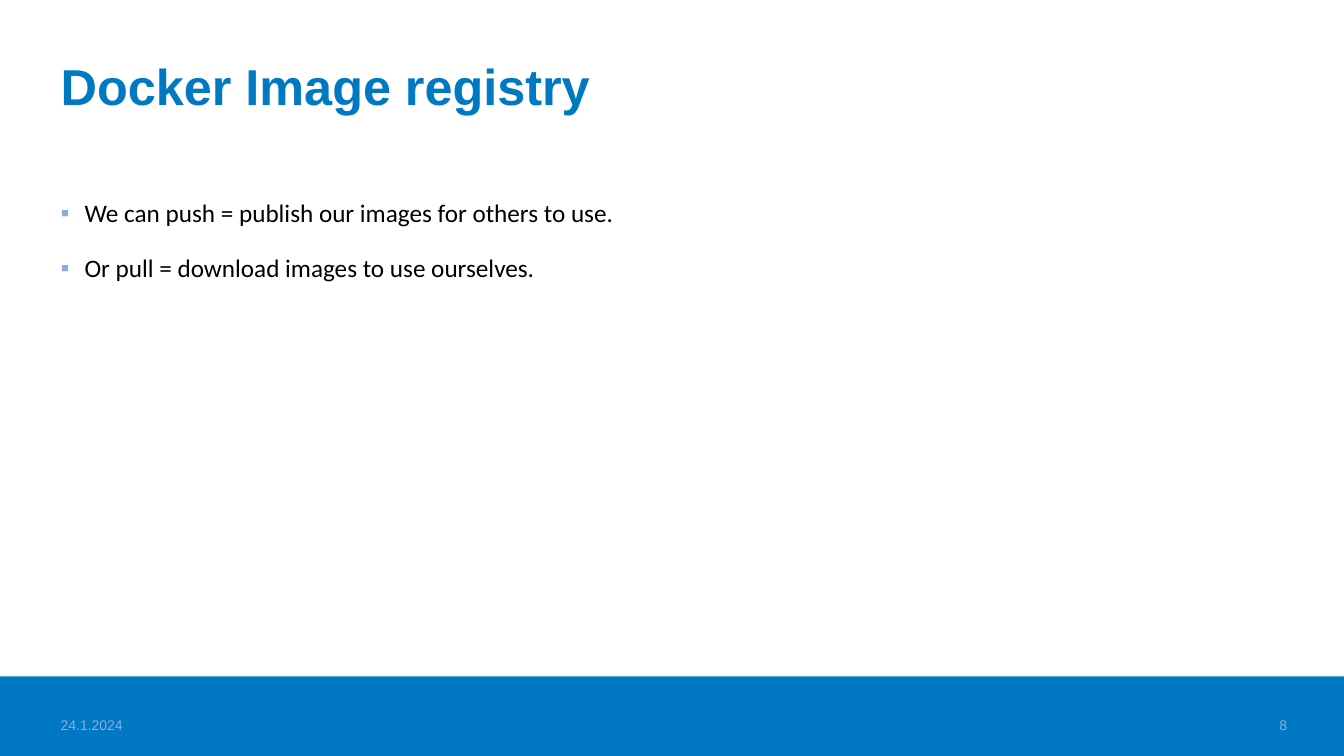
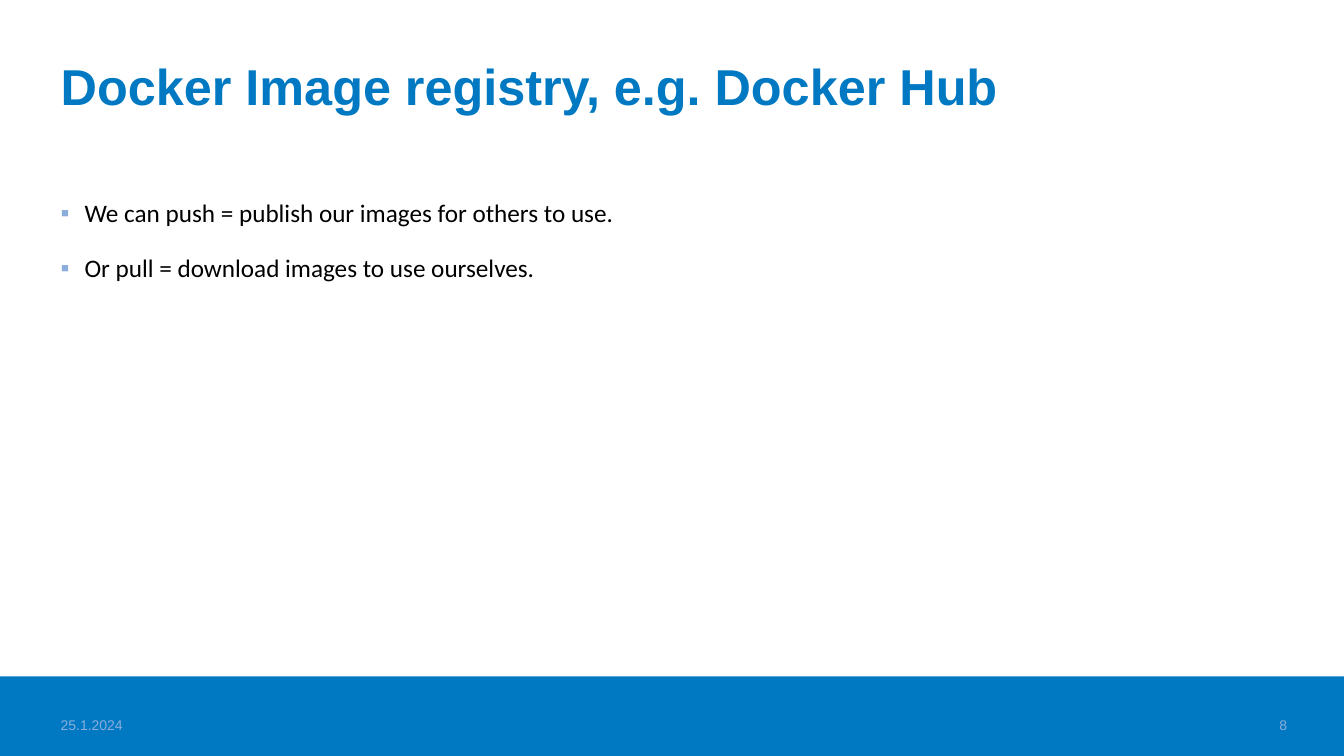
Before and after one commit to haagahelia/ohke-teknologiat, a slide deck: slide 8 of 01_docker/DockerConceptsAndVocabulary.pptx. Drawn at 1344x756 pixels with LibreOffice and Linux fonts; fonts in the diff are those of the drawing; background and template pictures are left out. Boxes give left, top, right and bottom in pixels: in the first picture for what was removed or moved away, otherwise in the second. Text is boxed around its words. In the diff, an @@ line names an element or a change of style, - is before the commit and + after.

Commit message:
Docker updates

```diff
--- a/01_docker/DockerConceptsAndVocabulary.pptx
+++ b/01_docker/DockerConceptsAndVocabulary.pptx
@@ title at (x1=61, y1=68, x2=997, y2=114): text changed @@
-Docker Image registry
+Docker Image registry, e.g. Docker Hub
@@ text at (x1=61, y1=720, x2=123, y2=730): text changed @@
-24.1.2024
+25.1.2024
```
Also in this commit, not shown: 10 other slides changed, 1 slide added, 7 other files.
